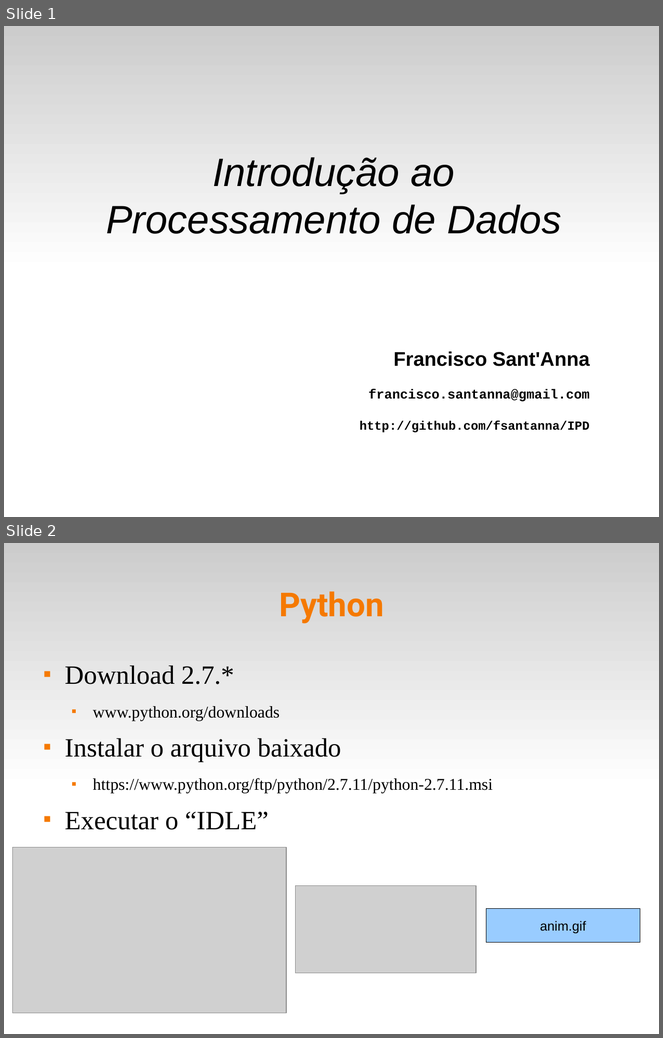
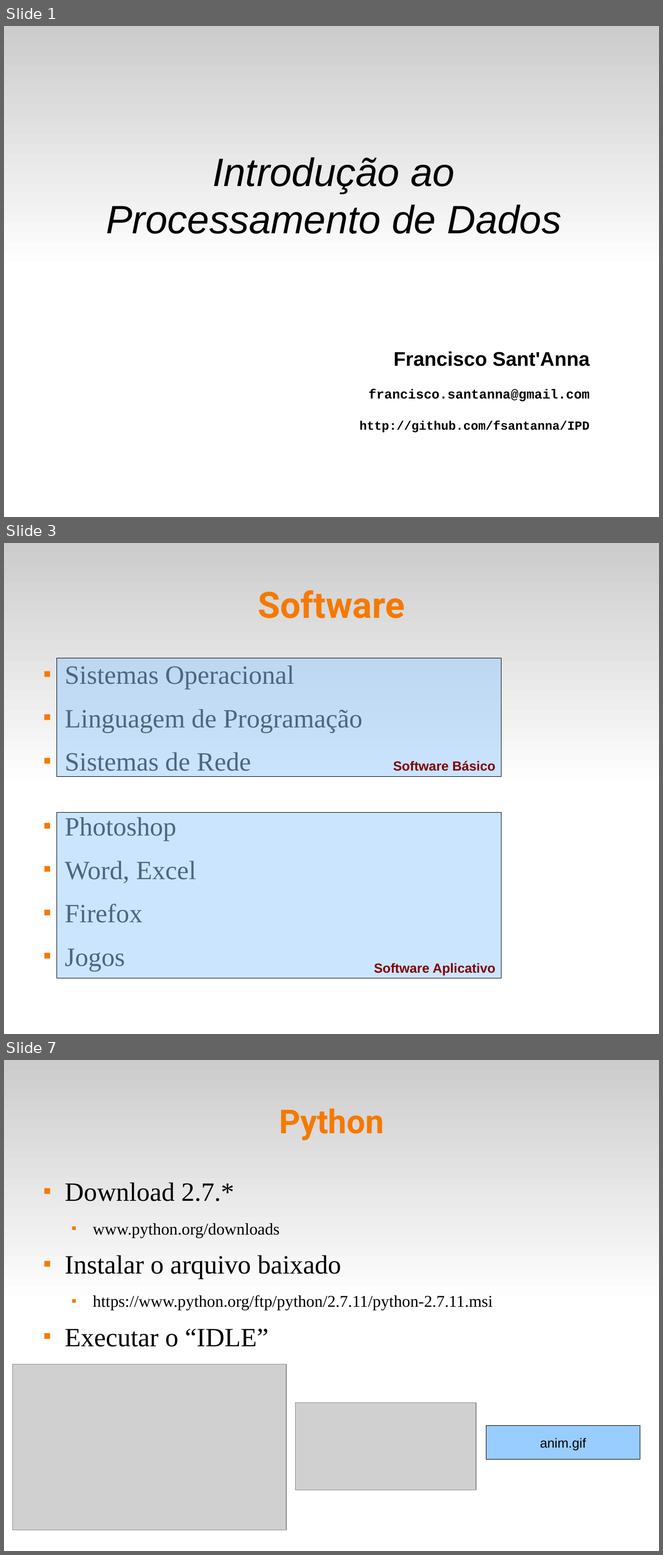
Before and after one commit to fsantanna-uerj/IPD, a slide deck: slides/ipd-02.odp. Shown one above the other, each under a label of ours: slides 1 and 2 before the commit, slides 1, 3 and 7 after it; the slides between them are not shown. The pictures are 663x1038 and 663x1555 pixels, drawn with LibreOffice and Linux fonts; fonts in the diff are those of the drawing; grey boxes stand for pictures. Boxes give left, top, right and bottom in pixels: in the first picture for what was removed or moved away, otherwise in the second. Text is boxed around its words. In the diff, an @@ line names an element or a change of style, - is before the commit and + after.

```diff
--- a/slides/ipd-02.odp
+++ b/slides/ipd-02.odp
@@ slide 3 added at (4, 543, 659, 1034), background #FFFFFF; not listed: 1 template element that a slide beside it also shows @@
@@ title added at (258, 590, 405, 618), 44 pt, text #F57900, bold @@
+Software
@@ rectangle added at (57, 658, 502, 776), fill #99CCFF at 50% opacity, outline #000000 0 pt, 16 pt, text #800000, bold @@
+Software Básico
@@ text added at (65, 666, 363, 971), 32 pt, text #000000 @@
+■ Sistemas Operacional
+■ Linguagem de Programação
+■ Sistemas de Rede
+■ Photoshop
+■ Word, Excel
+■ Firefox
+■ Jogos
@@ rectangle added at (57, 812, 502, 979), fill #99CCFF at 50% opacity, outline #000000 0 pt, 16 pt, text #800000, bold @@
+Software Aplicativo
@@ what was slide 2 is now slide 7 @@
```
Also in this commit, not shown: 6 other slides added, 11 slides removed, 7 other files.
